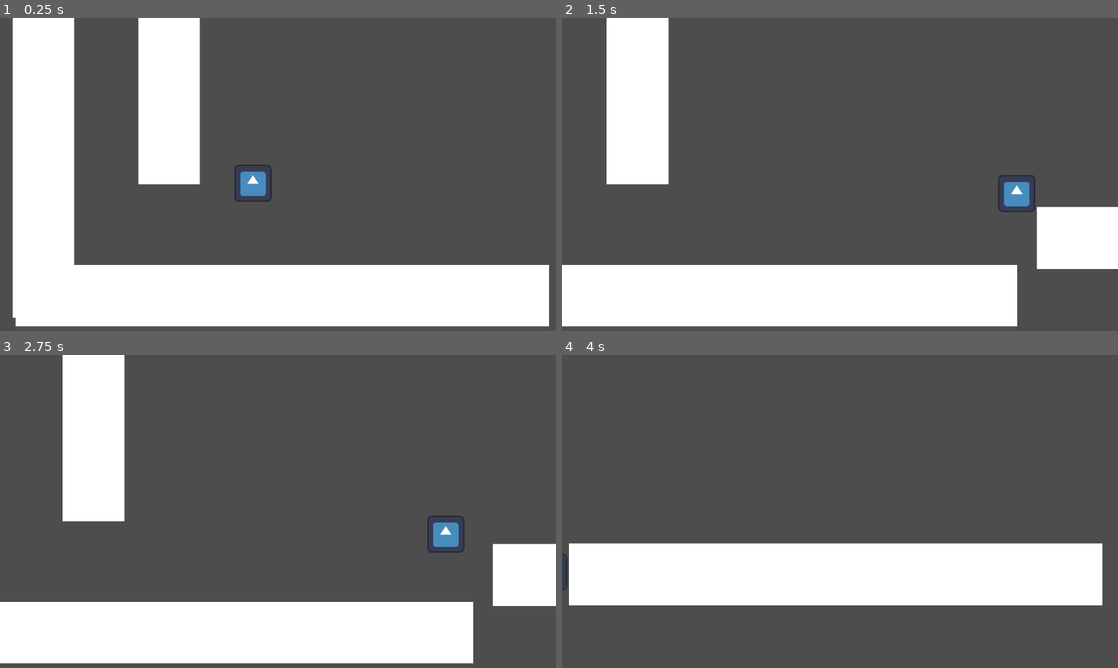
Above: before the commit, frames 1-4 (two rows, left to right).
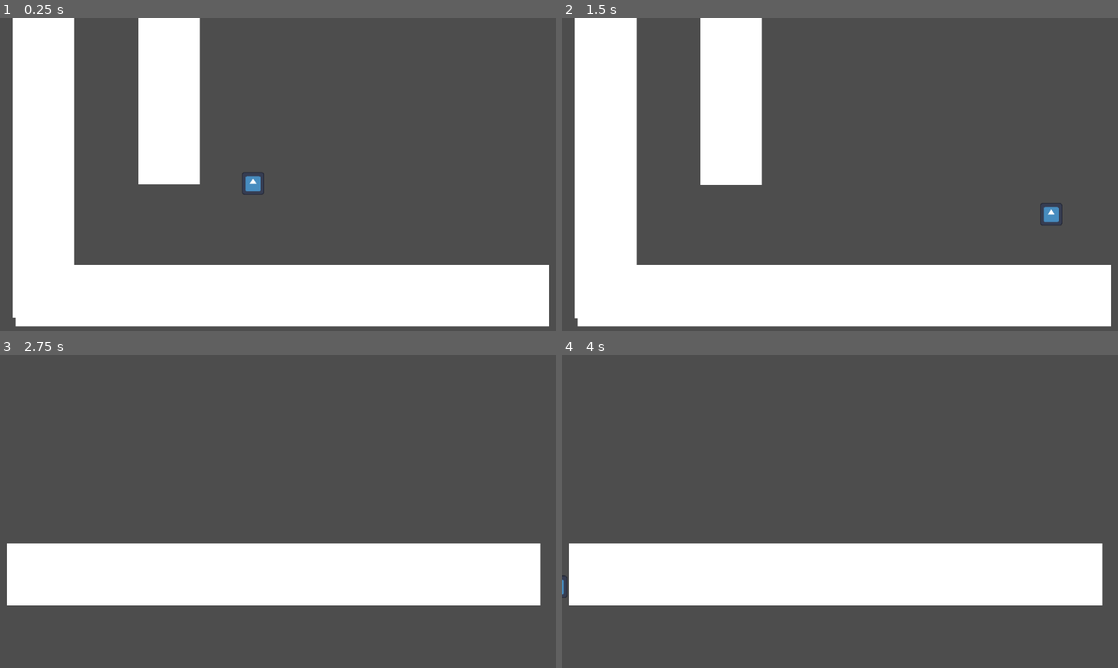
Above: after the commit, the same moments.

Repository: banshee2k/game_experiment
Game: Godot game, scene res://scenes/world.tscn
Two runs of this game, one before a commit and one after it. Both use one fixed random seed, a clock stepped at 60 frames per second and the inputs below. The engine's default icon, where the game draws it, is replaced by a stand-in: a white triangle on a blue panel in a dark square.
Inputs:
- Up to frame 1 (0.25 s): no input
- Up to frame 2 (1.5 s): hold Space (jump) 0.53-1.28 s; hold D (move_right) from 0.53 s (still down); tap Shift (dash) at 0.6 s; tap Space (jump) at 1.35 s
- Up to frame 3 (2.75 s): tap Space (jump) at 1.52, 1.82 s; tap Shift (dash) at 1.55, 2.1 s; release D (move_right) at 2.03 s; hold A (move_left) from 2.03 s (still down); hold Space (jump) from 2.03 s (still down)
- Up to frame 4 (4 s): release A (move_left) at 2.78 s; release Space (jump) at 2.78 s; hold D (move_right) from 2.78 s (still down); tap Shift (dash) at 2.85 s; tap Space (jump) at 3.02, 3.32 s; hold Space (jump) from 3.53 s (still down)

The runs differ from the first frame. In frame 1, 0.4% of the frame differs, in the area x 42-49%, y 46-59%; in frame 2, 22%; in frame 3, 39%, in the area x 0-100%, y 0-99%; in frame 4, less than 0.1%.

Commit message:
wipHome

Diff:
--- a/scenes/player.tscn
+++ b/scenes/player.tscn
@@ -4,11 +4,11 @@
 [ext_resource type="Texture2D" uid="uid://bjjvhm2yyavp0" path="res://icon.svg" id="1_fxn4r"]
 [ext_resource type="Script" path="res://scripts/PlatformerResource.gd" id="2_d0dag"]
 
-[sub_resource type="Resource" id="Resource_784dn"]
+[sub_resource type="Resource" id="Resource_d4dkd"]
 script = ExtResource("2_d0dag")
 Speed = 6.0
 Acceleration = 0.56
-Friction = 0.674
+Friction = 1.348
 TurnSpeed = 2.24
 Gravity = 0.6
 DownGravity = 1.0
@@ -17,7 +17,7 @@
 GravityScale = 1.0
 AirAcceleration = 0.4
 AirControl = 0.85
-AirBrake = 0.25
+AirBrake = 0.5
 JumpHeight = 13.5
 JumpCutoff = 2.0
 Wall_active = true
@@ -45,17 +45,18 @@
 CornerCorrectionSize = 3.0
 
 [sub_resource type="RectangleShape2D" id="RectangleShape2D_lgp12"]
-size = Vector2(64, 64)
+size = Vector2(64, 65)
 
 [node name="Player" type="CharacterBody2D"]
 script = ExtResource("1_codh4")
-CharacterMovement = SubResource("Resource_784dn")
+CharacterMovement = SubResource("Resource_d4dkd")
 
 [node name="Sprite2D" type="Sprite2D" parent="."]
 position = Vector2(0, -63.5)
-scale = Vector2(0.5, 0.5)
+scale = Vector2(0.3, 0.304687)
 texture = ExtResource("1_fxn4r")
 
 [node name="CollisionShape2D" type="CollisionShape2D" parent="."]
-position = Vector2(0, -63)
+position = Vector2(0, -63.5)
+scale = Vector2(0.6, 0.6)
 shape = SubResource("RectangleShape2D_lgp12")
--- a/scripts/CharacterMovementController.gd
+++ b/scripts/CharacterMovementController.gd
@@ -24,6 +24,7 @@
 var dashIsActive:bool = false;
 var dashRemaining:int = 0;
 var motion:= Vector2.ZERO;
+var dashInitVelo = Vector2.ZERO;
 
 var _old_position := Vector2.ZERO;
 
@@ -85,8 +86,27 @@
 	rightWall  = test_move(transform, Vector2(CharacterMovement.Wall_SafeMargin,0));
 	leftWall  = test_move(transform, Vector2(-CharacterMovement.Wall_SafeMargin,0));
 	onWall = rightWall || leftWall;
-
+	#print(str(onFloor))
 	onEdge = !test_move(global_transform.translated(Vector2(CharacterMovement.EdgeCheckDistance*_last_turned_dir,1)), Vector2(0,1))
+
+	if dashIsActive:
+		if velocity.length() < CharacterMovement.Speed * physicsfps:
+			dashIsActive = false;
+			print(str(velocity.length()))
+			onDashFinished.emit();
+		else:
+			velocity = cVelocity
+			_rem_coyoto_time = move_toward(_rem_coyoto_time, 0,delta)
+			_rem_jumpbuffer = move_toward(_rem_jumpbuffer, 0,delta)
+			CalcCornerCorrection()
+			move_and_slide()
+			cVelocity = velocity;
+			cVelocity *= 0.95;
+			print(str(velocity.length()))
+			return
+
+	motion = global_position - _old_position;
+	_old_position = global_position;
 
 	if sign(CharacterVelocity.x) != 0 && _last_turned_dir != sign(CharacterVelocity.x) && sign(CharacterVelocity.x) != sign(velocity.x):
 		_last_turned_dir = sign(CharacterVelocity.x);
@@ -165,6 +185,7 @@
 	# Jump Pressed
 	if jumpingPressed > 0 || _rem_jumpbuffer > 0:
 		if onFloor || _rem_coyoto_time > 0:
+			print("floor jump")
 			var is_buffered:bool = _rem_jumpbuffer > 0;
 			_last_jump_type = 1;
 			_rem_coyoto_time = 0;
@@ -175,6 +196,7 @@
 				_rem_jumpbuffer = 0;
 		else:
 			if onWall && velocity.y > 0:
+				print("wall jump")
 				_last_jump_type = 2;
 				var offset = CharacterMovement.Wall_JumpOffsetMin if CharacterVelocity.x == 0 else CharacterMovement.Wall_JumpOffset;
 				var jumph = CharacterMovement.Wall_JumpHeightMin if CharacterVelocity.x == 0 else CharacterMovement.Wall_JumpHeight;
@@ -260,23 +282,46 @@
 
 
 func Dash(direction:float):
-		dashRemaining -= 1;
-		var multiplier:Vector2 = Vector2.ONE;
-		var _d = round(rad_to_deg(direction))
-		if _d == 0: multiplier.x = CharacterMovement.Dash_right_scale;
-		elif _d == 180: multiplier.x = CharacterMovement.Dash_left_scale;
-		elif _d == -90: multiplier.y = CharacterMovement.Dash_up_scale;
-		elif _d >= -90-45 && _d <= -90+45: multiplier.y = CharacterMovement.Dash_diag_scale;
-		elif _d == 90: multiplier.y = CharacterMovement.Dash_down_scale;
-		var speed = Vector2.RIGHT.rotated((direction) );
-		cVelocity = speed * CharacterMovement.Dash_Strength * multiplier * physicsfps;
-		deactive_input = CharacterMovement.Dash_input_cooldown;
-		move_cooldown = Vector2(.5, 1) * CharacterMovement.Dash_input_cooldown;
-		dashIsActive = true;
-		onDash.emit();
-		await get_tree().create_timer(CharacterMovement.Dash_Strength * CharacterMovement.Dash_input_cooldown).timeout;
-		dashIsActive = false;
-		onDashFinished.emit();
+	dashRemaining -= 1;
+
+	var multiplier:Vector2 = Vector2.ONE;
+	var _d = round(rad_to_deg(direction))
+	if _d == 0: multiplier.x = CharacterMovement.Dash_right_scale;
+	elif _d == 180: multiplier.x = CharacterMovement.Dash_left_scale;
+	elif _d == -90: multiplier.y = CharacterMovement.Dash_up_scale;
+	elif _d >= -90-45 && _d <= -90+45: multiplier.y = CharacterMovement.Dash_diag_scale;
+	elif _d == 90: multiplier.y = CharacterMovement.Dash_down_scale;
+	var speed = Vector2.RIGHT.rotated((direction) );
+	cVelocity = speed * CharacterMovement.Dash_Strength * multiplier * physicsfps;
+	deactive_input = CharacterMovement.Dash_input_cooldown;
+	move_cooldown = Vector2(.5, 1) * CharacterMovement.Dash_input_cooldown;
+	dashIsActive = true;
+	onDash.emit();
+	await get_tree().create_timer(CharacterMovement.Dash_Strength * CharacterMovement.Dash_input_cooldown).timeout;
+	dashIsActive = false;
+	onDashFinished.emit();
+
+func modDash(direction:float):
+	dashRemaining -= 1;
+	print("dashed")
+	var multiplier:Vector2 = Vector2.ONE;
+	var _d = round(rad_to_deg(direction))
+	if _d == 0: multiplier.x = CharacterMovement.Dash_right_scale;
+	elif _d == 180: multiplier.x = CharacterMovement.Dash_left_scale;
+	elif _d == -90: multiplier.y = CharacterMovement.Dash_up_scale;
+	elif _d >= -90-45 && _d <= -90+45: multiplier.y = CharacterMovement.Dash_diag_scale;
+	elif _d == 90: multiplier.y = CharacterMovement.Dash_down_scale;
+	var speed = Vector2.RIGHT.rotated((direction) );
+	cVelocity = speed * CharacterMovement.Dash_Strength * multiplier * physicsfps;
+	velocity = cVelocity
+	dashInitVelo = cVelocity
+	#deactive_input = CharacterMovement.Dash_input_cooldown;
+	#move_cooldown = Vector2(.5, 1) * CharacterMovement.Dash_input_cooldown;
+	dashIsActive = true;
+	onDash.emit();
+	#await get_tree().create_timer(CharacterMovement.Dash_Strength * CharacterMovement.Dash_input_cooldown).timeout;
+	#dashIsActive = false;
+	#onDashFinished.emit();
 
 func CanDash() -> bool:
 	return dashRemaining > 0;
--- a/scripts/PlatformerResource.gd
+++ b/scripts/PlatformerResource.gd
@@ -12,7 +12,7 @@
 ## Character acceleration curve
 @export var Acceleration = .28 * scaling * 1;
 ## Character friction curve
-@export var Friction = .337 * scaling;
+@export var Friction = .337 * scaling * 2 ;
 ## acceleration value when the character goes in the opposite direction
 @export var TurnSpeed:float = .56 * scaling * 2;
 
@@ -34,7 +34,7 @@
 ## control value in air
 @export var AirControl:float = .85;
 ## friction value in air
-@export var AirBrake:float = .25;
+@export var AirBrake:float = .25 * 2;
 @export_group("Jumping")
 ## how high the character jumps
 @export var JumpHeight:float = 4.5 * scaling * 1.5;
--- a/scripts/player.gd
+++ b/scripts/player.gd
@@ -9,10 +9,10 @@
 @export var JUMP_TIME_DECENT = 0.26
 @export var VARIABLE_JUMP_HEIGHT = 220
 
-@onready var JUMP_VELOCITY = ((2.0 * JUMP_HEIGHT) / JUMP_TIME_PEAK) * -1.0
-@onready var JUMP_GRAVITY  = ((-2.0 * JUMP_HEIGHT) / (JUMP_TIME_PEAK * JUMP_TIME_PEAK)) * -1.0
-@onready var VARIABLE_JUMP_GRAVITY  = ((JUMP_VELOCITY * JUMP_VELOCITY) / (2.0 * VARIABLE_JUMP_HEIGHT))
-@onready var FALL_GRAVITY  = ((-2.0 * JUMP_HEIGHT) / (JUMP_TIME_DECENT * JUMP_TIME_DECENT)) * -1.0
+#@onready var JUMP_VELOCITY = ((2.0 * JUMP_HEIGHT) / JUMP_TIME_PEAK) * -1.0
+#@onready var JUMP_GRAVITY  = ((-2.0 * JUMP_HEIGHT) / (JUMP_TIME_PEAK * JUMP_TIME_PEAK)) * -1.0
+#@onready var VARIABLE_JUMP_GRAVITY  = ((JUMP_VELOCITY * JUMP_VELOCITY) / (2.0 * VARIABLE_JUMP_HEIGHT))
+#@onready var FALL_GRAVITY  = ((-2.0 * JUMP_HEIGHT) / (JUMP_TIME_DECENT * JUMP_TIME_DECENT)) * -1.0
 
 # Get the gravity from the project settings to be synced with RigidBody nodes.
 var gravity = ProjectSettings.get_setting("physics/2d/default_gravity")
@@ -60,9 +60,9 @@
 	if Input.is_action_just_pressed("dash") && CanDash():
 		## If the movement buttons are not pressed, dash in the direction he is looking.
 		var _dir = Vector2(characterDirection, 0) if input == Vector2.ZERO else input;
-		Dash((_dir.angle()));
-
-		OS.delay_msec(30)
+		#Dash((_dir.angle()));
+		modDash((_dir.angle()));
+		#OS.delay_msec(30)
 
 	super._physics_process(delta);
 	##print("Dashing: "+str(dashing)+"  dashing_time_tracker: " + str(dashing_time_tracker))
